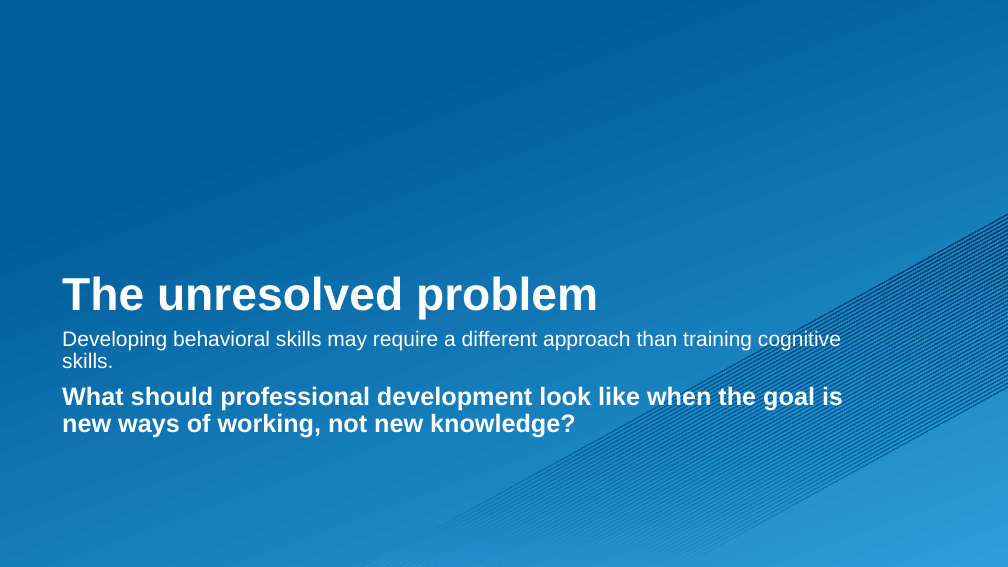
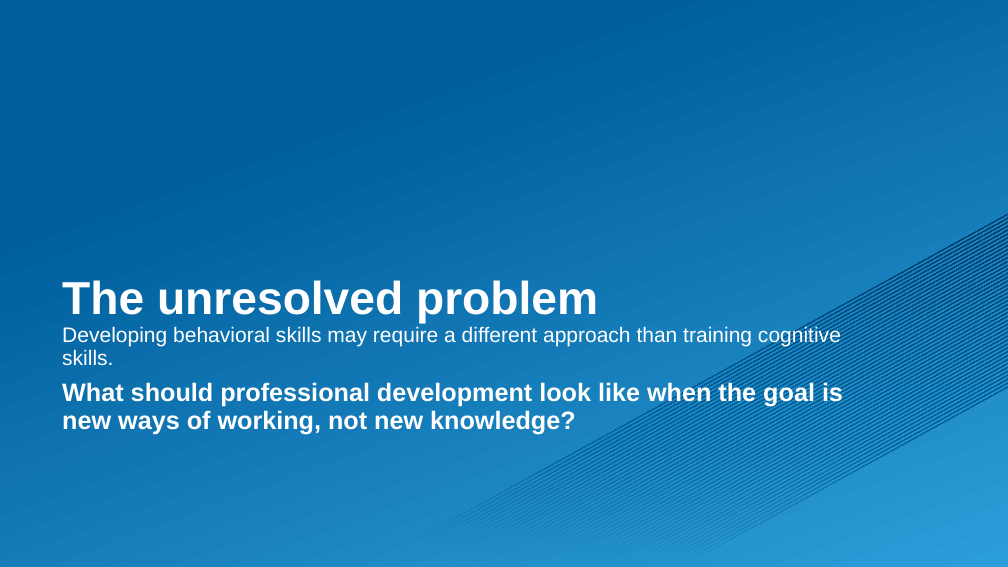
Before and after one commit to dbetebenner/AIME_2026_Panel_Presentation, a slide deck: slide 5 of Assets/Frank_Rijmen/Rijmen_AIME2026_provocation_Cambium.pptx. Drawn at 1008x567 pixels with LibreOffice and Linux fonts; fonts in the diff are those of the drawing. Boxes give left, top, right and bottom in pixels: in the first picture for what was removed or moved away, otherwise in the second. Text is boxed around its words. In the diff, an @@ line names an element or a change of style, - is before the commit and + after.

```diff
--- a/Assets/Frank_Rijmen/Rijmen_AIME2026_provocation_Cambium.pptx
+++ b/Assets/Frank_Rijmen/Rijmen_AIME2026_provocation_Cambium.pptx
@@ title "The unresolved problem": place and size @@
-title "The unresolved problem" at [62, 276, 598, 320]
+title "The unresolved problem" at [62, 280, 598, 324]
@@ freeform shape at [276, 192, 1008, 567]: outline redrawn @@
@@ text "Developing behavioral skills may require ...": place and size @@
-text "Developing behavioral skills may require ..." at [62, 329, 843, 438]
+text "Developing behavioral skills may require ..." at [62, 325, 843, 434]
```
Also in this commit, not shown: 4 other slides changed, 7 other files.
